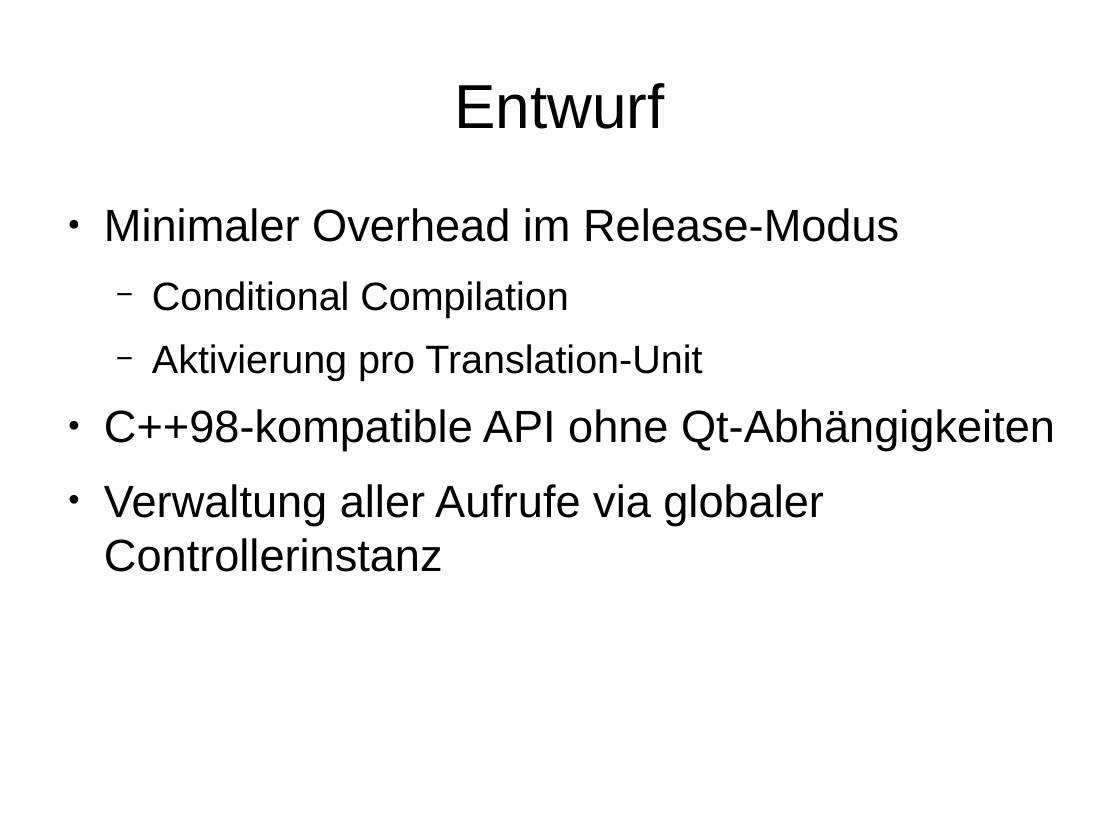
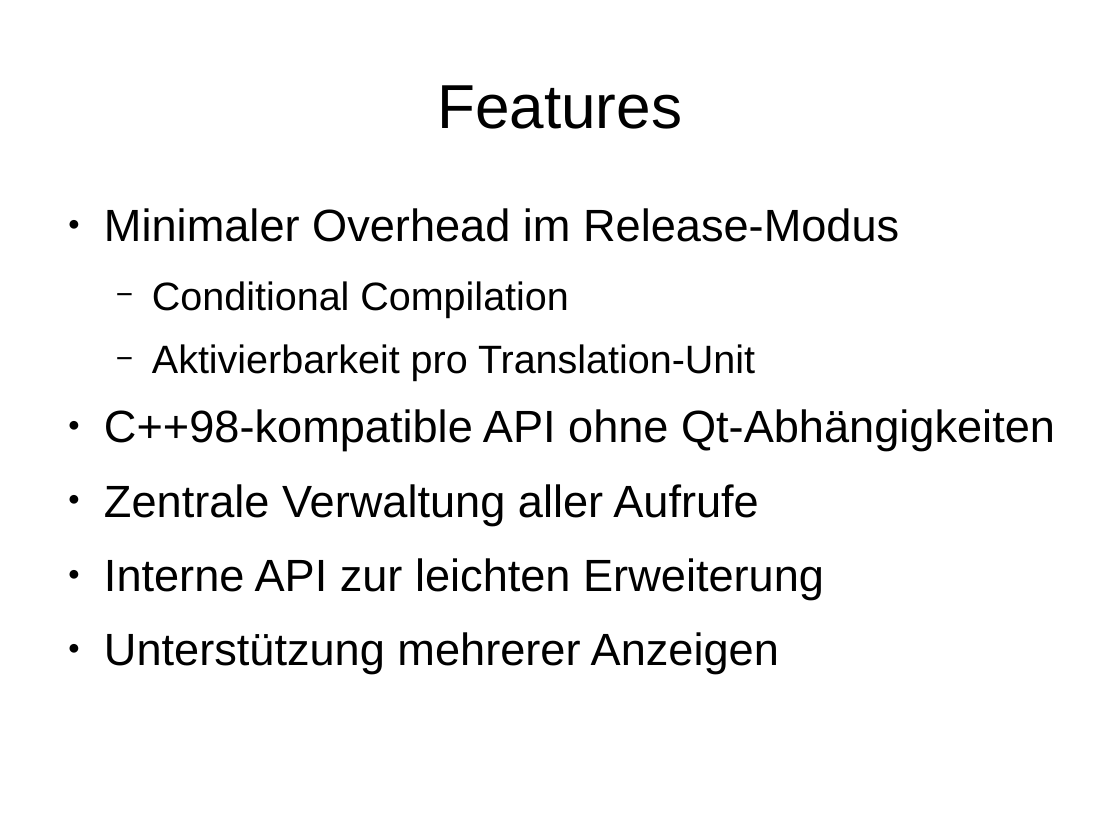
Before and after one commit to CVVisualPSETeam/Dokumente, a slide deck: slide 14 of Presentation/presentation.odp (slide 4 before the commit). Drawn at 1120x840 pixels with LibreOffice and Linux fonts; fonts in the diff are those of the drawing. Boxes give left, top, right and bottom in pixels: in the first picture for what was removed or moved away, otherwise in the second. Text is boxed around its words. In the diff, an @@ line names an element or a change of style, - is before the commit and + after.

Commit message:
improve presentation

```diff
--- a/Presentation/presentation.odp
+++ b/Presentation/presentation.odp
@@ title at (437, 85, 682, 129): text changed @@
-Entwurf
+Features
@@ text at (152, 344, 755, 381): text changed @@
-  − Aktivierung pro Translation-Unit
+  − Aktivierbarkeit pro Translation-Unit
@@ text at (104, 484, 824, 674): text changed @@
-● Verwaltung aller Aufrufe via globaler Controllerinstanz
+● Zentrale Verwaltung aller Aufrufe
+● Interne API zur leichten Erweiterung
+● Unterstützung mehrerer Anzeigen
```
Also in this commit, not shown: 3 other slides changed, 9 slides added.
